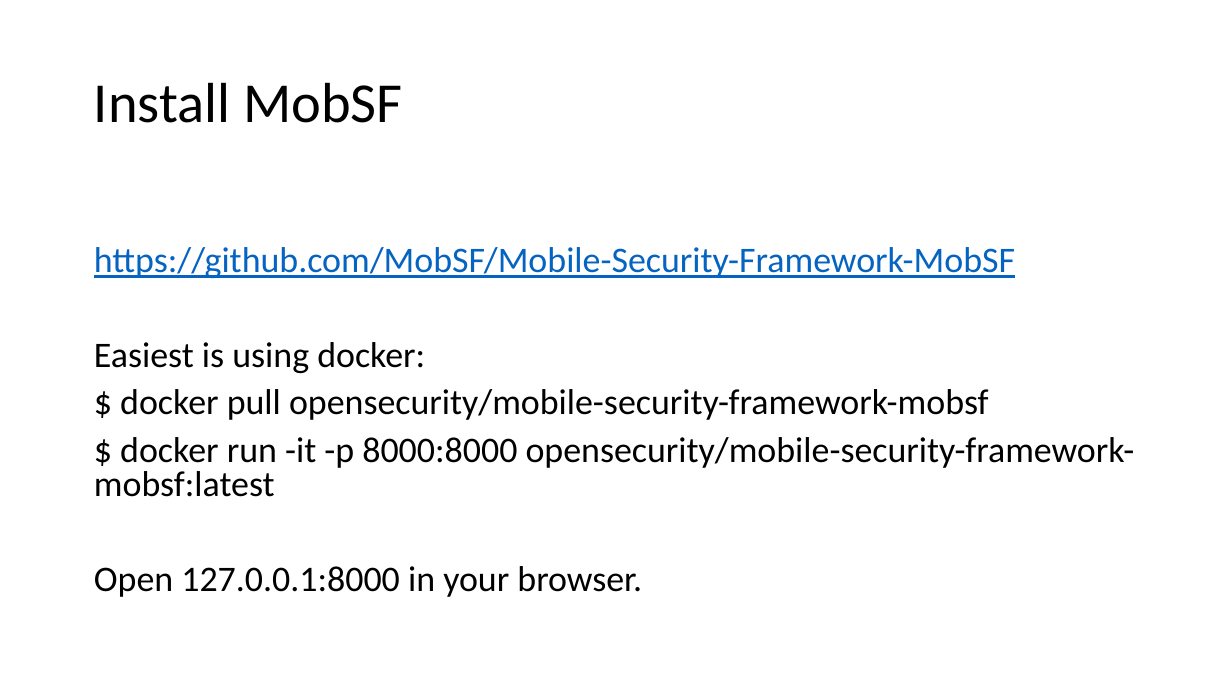
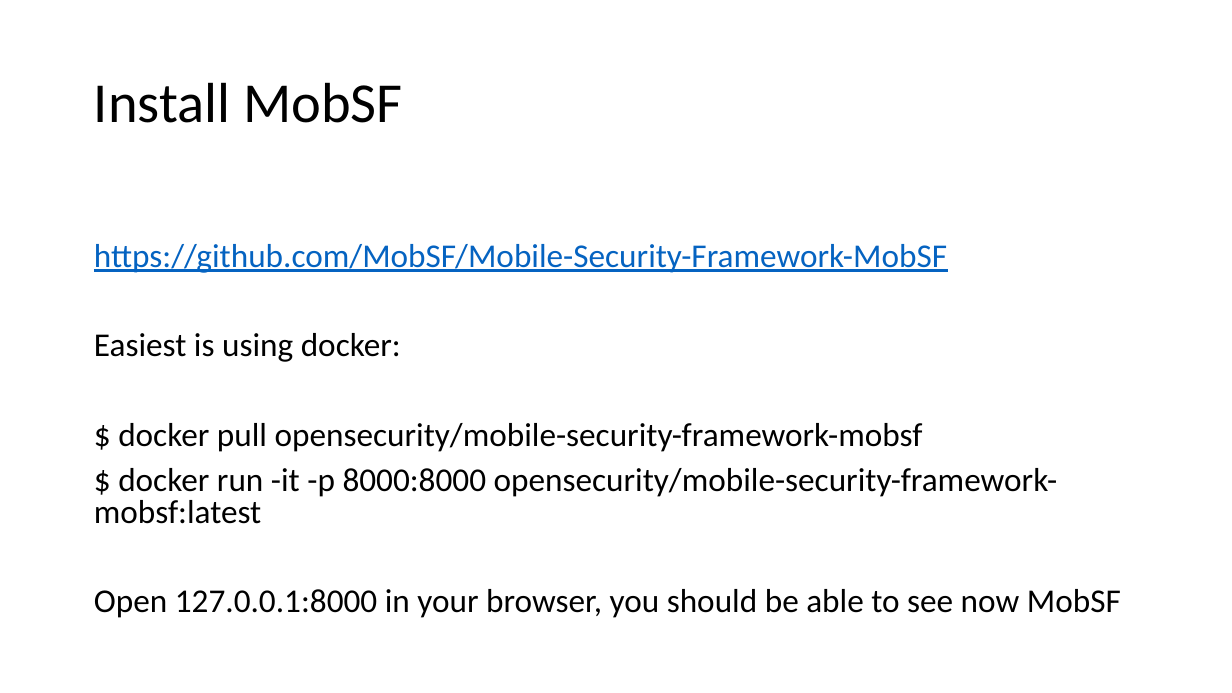
Before and after one commit to b0bbybaldi/OWASP-Bay-Area, a slide deck: slide 3 of Preparation-Bay-Area-Workshop.pptx (slide 2 before the commit). Drawn at 1232x693 pixels with LibreOffice and Linux fonts; fonts in the diff are those of the drawing. Boxes give left, top, right and bottom in pixels: in the first picture for what was removed or moved away, otherwise in the second. Text is boxed around its words. In the diff, an @@ line names an element or a change of style, - is before the commit and + after.

```diff
--- a/Preparation-Bay-Area-Workshop.pptx
+++ b/Preparation-Bay-Area-Workshop.pptx
@@ text at (94, 244, 1058, 524): size 28 to 25.9 pt in "https://github.com/MobSF/Mobile-Security-Framework-MobSF", "Easiest is using docker:", "$ docker pull opensecurity/mobile-security-framework-mobsf", "$ docker run -it -p 8000:8000 opensecurity/mobile-security-f ..." @@
@@ text at (94, 589, 1121, 618): text changed; size 28 to 25.9 pt @@
-Open 127.0.0.1:8000 in your browser.
+Open 127.0.0.1:8000 in your browser, you should be able to see now MobSF
```
Also in this commit, not shown: 1 other slide changed, 11 slides added, 7 slides removed, 1 other file.
